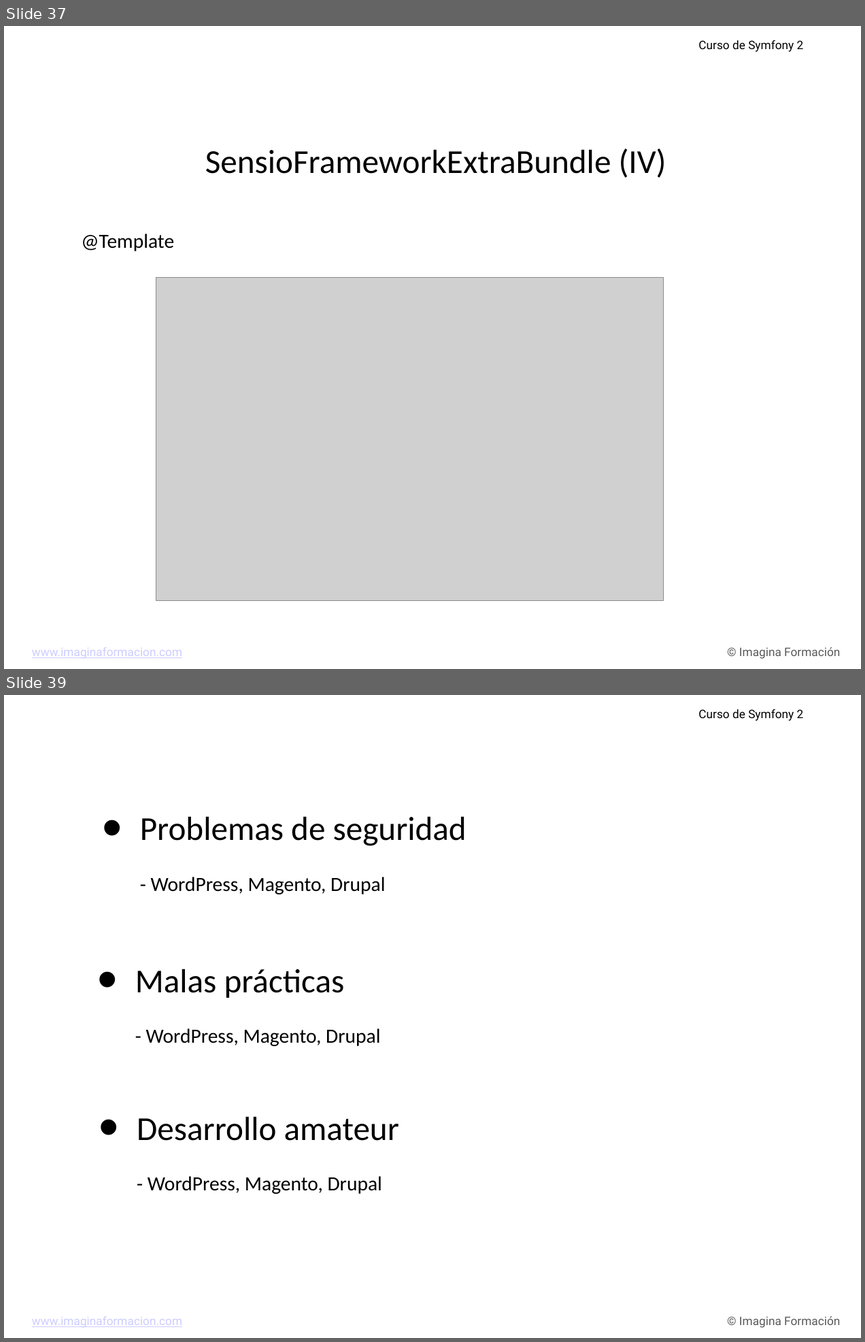
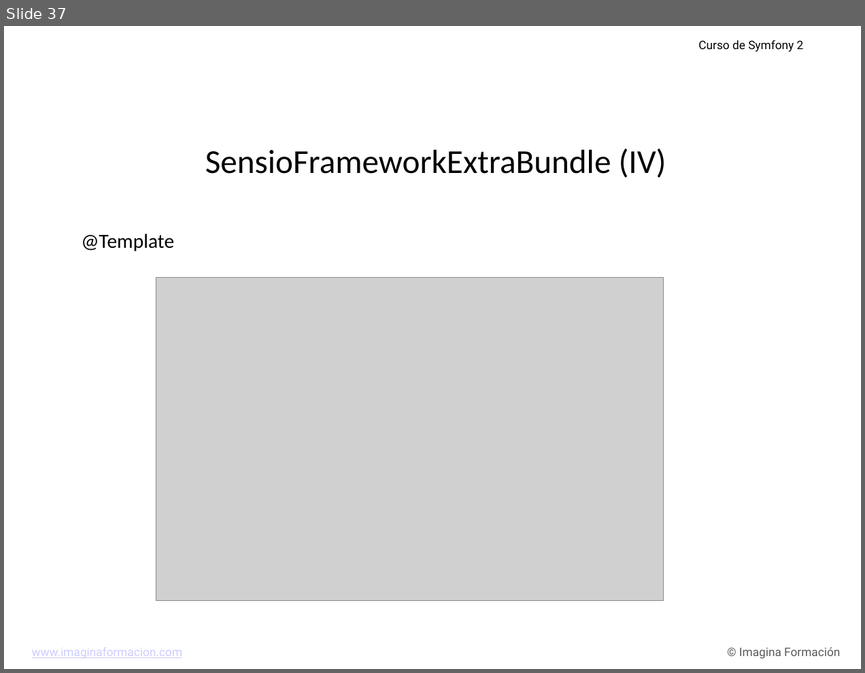
Before and after one commit to carlescliment/curso-symfony2, a slide deck: compiled/ppt/Tema 2.ppt. Shown one above the other, each under a label of ours: slides 37 and 39 before the commit, slide 37 after it; the slides between them are not shown. The pictures are 865x1342 and 865x673 pixels, drawn with LibreOffice and Linux fonts; fonts in the diff are those of the drawing; grey boxes stand for pictures; background and template pictures are left out. Boxes give left, top, right and bottom in pixels: in the first picture for what was removed or moved away, otherwise in the second. Text is boxed around its words. In the diff, an @@ line names an element or a change of style, - is before the commit and + after.

```diff
--- a/compiled/ppt/Tema 2.ppt
+++ b/compiled/ppt/Tema 2.ppt
@@ slide 39 removed at bbox=[4, 695, 861, 1338], background picture (left out); not listed: 3 template elements that a slide beside it also shows @@
@@ text removed at bbox=[140, 816, 466, 894] @@
-• Problemas de seguridad
-  - WordPress, Magento, Drupal
@@ text removed at bbox=[135, 968, 380, 1046] @@
-• Malas prácticas
-  - WordPress, Magento, Drupal
@@ text removed at bbox=[137, 1116, 399, 1193] @@
-• Desarrollo amateur
-  - WordPress, Magento, Drupal
```
Also in this commit, not shown: 1 slide changed, 6 slides added, 51 other slides removed, 1 other file.
